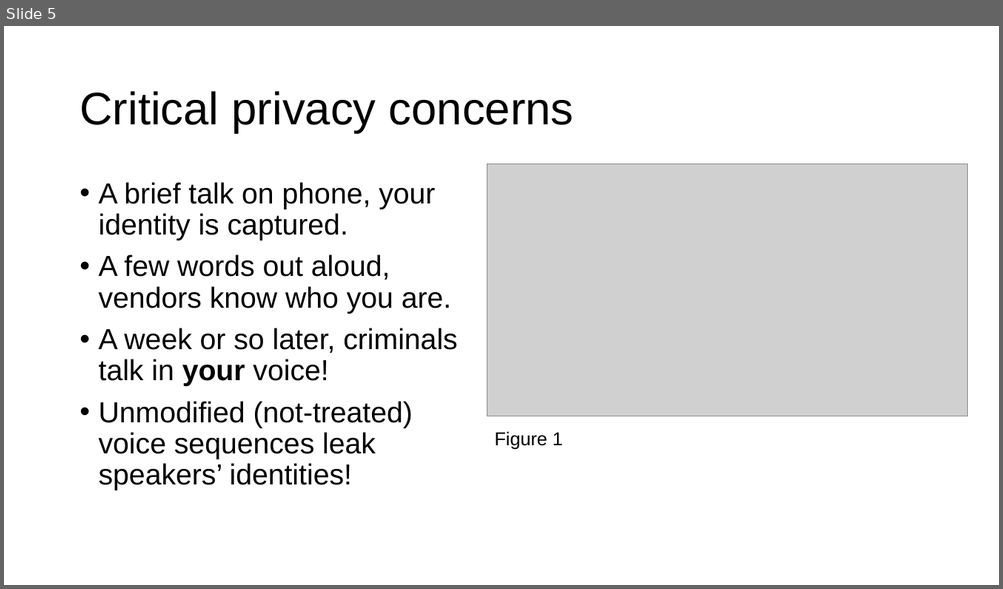
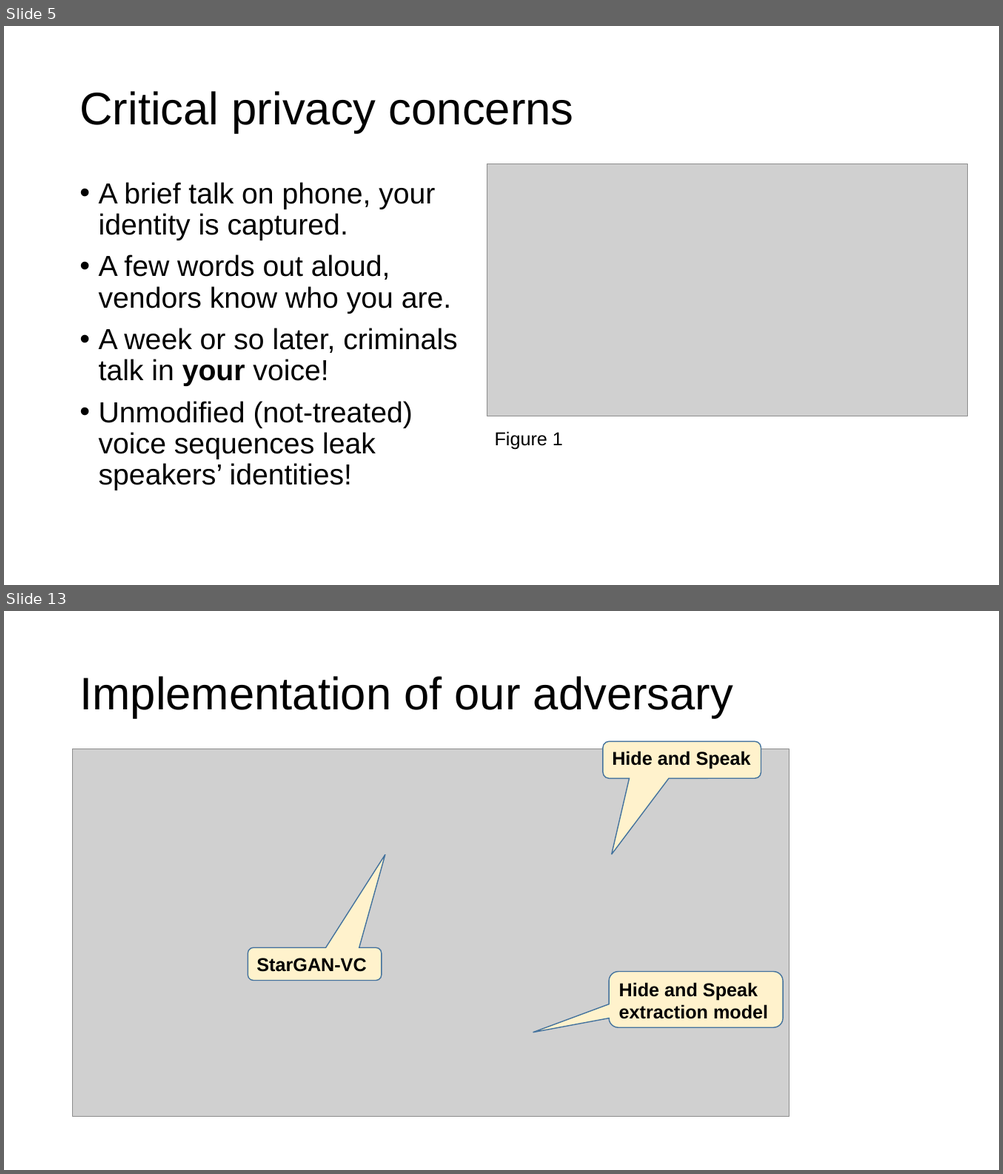
Before and after one commit to aurantiaco-sucus/sgvc_adv_conf, a slide deck: pres.pptx. Shown one above the other, each under a label of ours: slide 5 before the commit, slides 5 and 13 after it; the slides between them are not shown. The pictures are 1003x589 and 1003x1174 pixels, drawn with LibreOffice and Linux fonts; fonts in the diff are those of the drawing; grey boxes stand for pictures. Boxes give left, top, right and bottom in pixels: in the first picture for what was removed or moved away, otherwise in the second. Text is boxed around its words. In the diff, an @@ line names an element or a change of style, - is before the commit and + after.

```diff
--- a/pres.pptx
+++ b/pres.pptx
@@ slide 13 added at [4, 611, 999, 1170], background #FFFFFF @@
@@ title added at [79, 676, 733, 718], 44 pt, text #000000 @@
+Implementation of our adversary
@@ rounded speech box added at [603, 741, 761, 779], fill #FFF2CC, outline #43739E 1 pt, 18 pt, text #000000, bold @@
+Hide and Speak
@@ picture added at [73, 749, 790, 1117] @@
@@ rounded speech box added at [248, 948, 381, 981], fill #FFF2CC, outline #43739E 1 pt, 18 pt, text #000000, bold @@
+StarGAN-VC
@@ rounded speech box added at [609, 972, 783, 1028], fill #FFF2CC, outline #43739E 1 pt, 18 pt, text #000000, bold @@
+Hide and Speak extraction model
```
Also in this commit, not shown: 4 slides changed, 14 other slides added.
